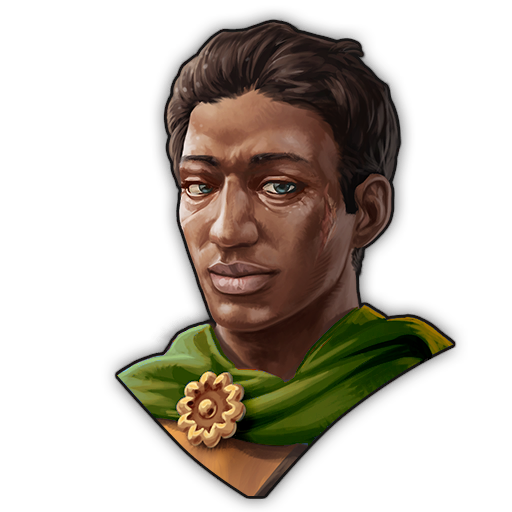
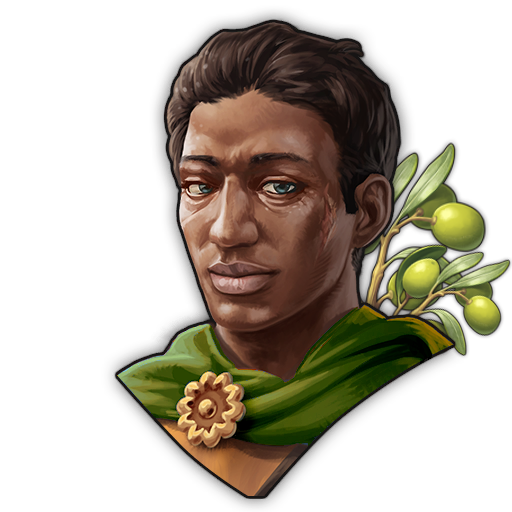
Layers edited between the first and the second (512, 512) image:
painted on "Background" over [359, 139, 512, 359]
added layer "icon_3d_olives_goods_0.png" (1st of 2) above "icon_3d_olives_goods_0.png" over [359, 181, 512, 359]
added layer "icon_3d_olives_goods_0.png" (2nd of 2) over [359, 139, 512, 359]
